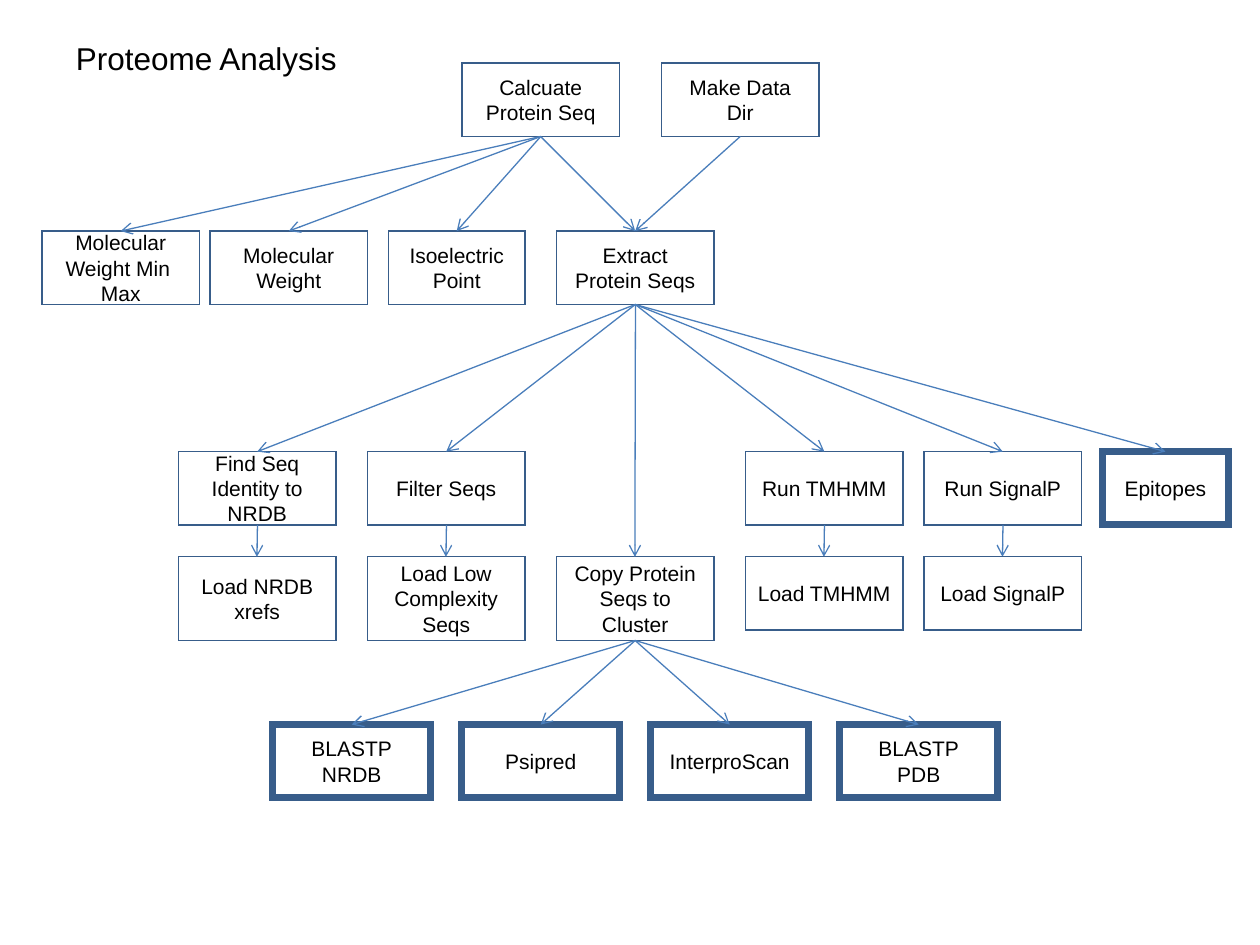
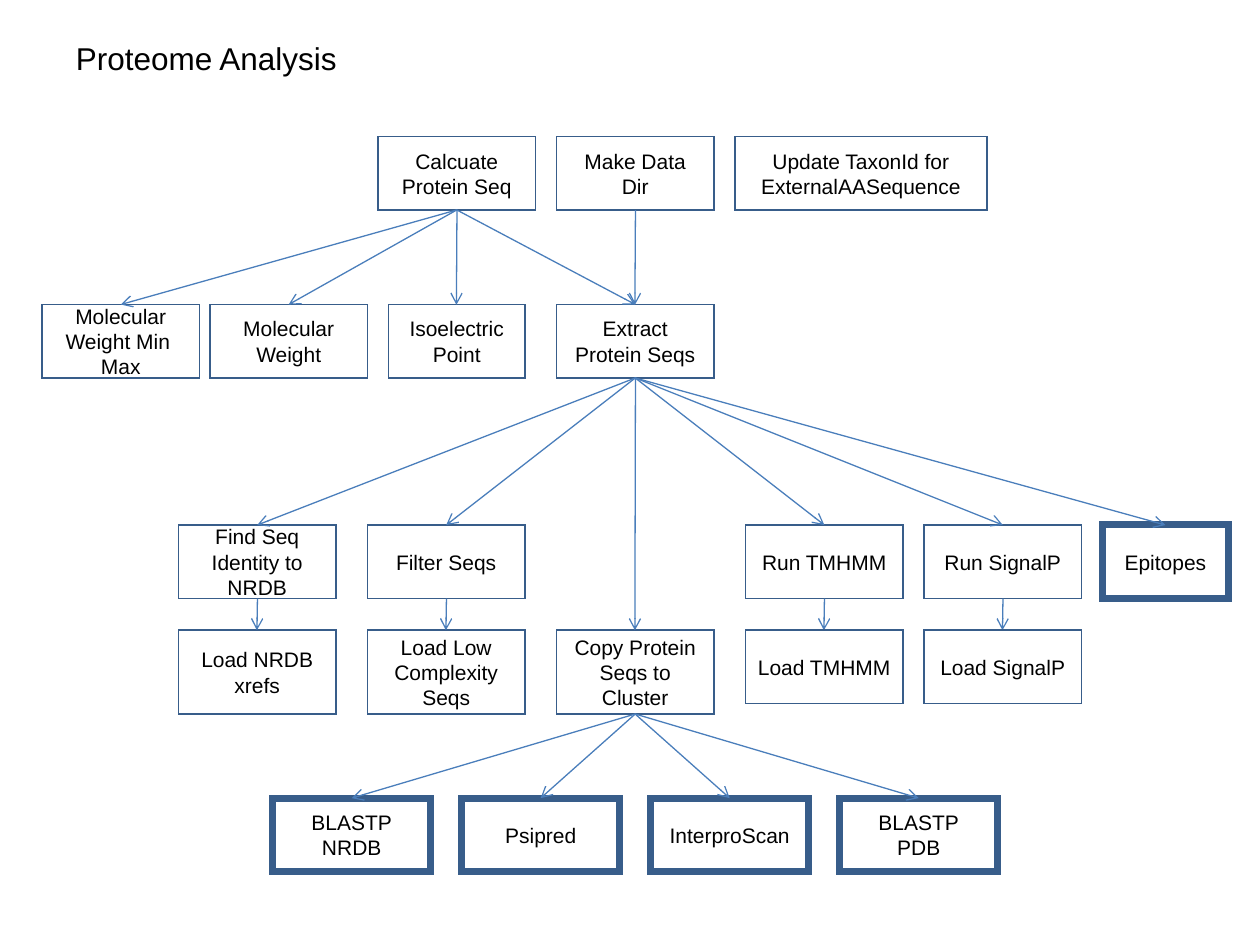
Before and after one commit to VEuPathDB/ApiCommonData, a slide deck: slide 5 of Load/doc/workflow/AnalysisWorkflow.ppt. Drawn at 1260x945 pixels with LibreOffice and Linux fonts; fonts in the diff are those of the drawing. Boxes give left, top, right and bottom in pixels: in the first picture for what was removed or moved away, otherwise in the second. Text is boxed around its words. In the diff, an @@ line names an element or a change of style, - is before the commit and + after.

```diff
--- a/Load/doc/workflow/AnalysisWorkflow.ppt
+++ b/Load/doc/workflow/AnalysisWorkflow.ppt
@@ rectangle "Calcuate Protein Seq": place and size @@
-rectangle "Calcuate Protein Seq" at <box>462,63,620,136</box>
+rectangle "Calcuate Protein Seq" at <box>378,136,536,209</box>
@@ rectangle "Make Data Dir": place and size @@
-rectangle "Make Data Dir" at <box>662,63,819,136</box>
+rectangle "Make Data Dir" at <box>557,136,714,209</box>
@@ rectangle added at <box>735,136,987,209</box>, fill #FFFFFF, outline #385D8A 0.99 pt, 12 pt, text #000000 @@
+Update TaxonId for ExternalAASequence
@@ arrow moved from (541, 136) - (121, 231) to (457, 210) - (121, 305) @@
@@ arrow moved from (541, 136) - (289, 231) to (457, 210) - (289, 305) @@
@@ arrow moved from (541, 136) - (456, 231) to (457, 210) - (456, 305) @@
@@ arrow moved from (541, 136) - (635, 231) to (457, 210) - (635, 305) @@
@@ arrow moved from (741, 136) - (635, 231) to (635, 210) - (635, 305) @@
@@ 18 rectangles, 14 arrows: place and size @@
-18 rectangles, 14 arrows at <box>42,231,1228,798</box>
+18 rectangles, 14 arrows at <box>42,305,1228,871</box>
```
Also in this commit, not shown: 11 other slides changed, 3 slides added, 3 slides removed.
